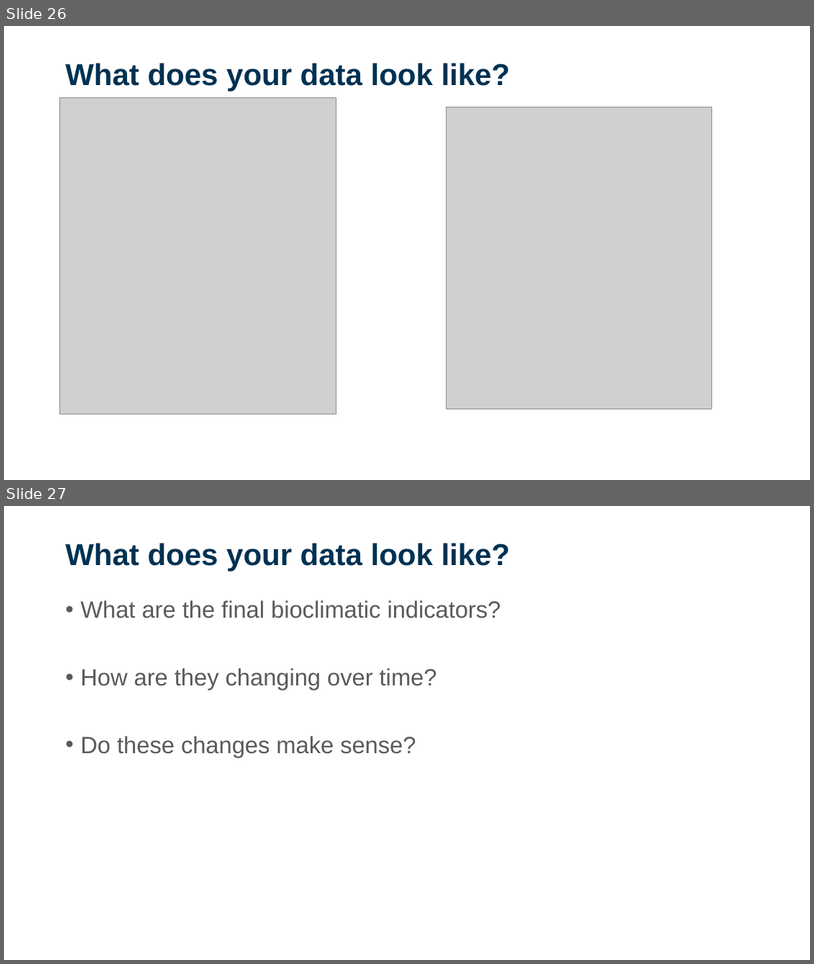
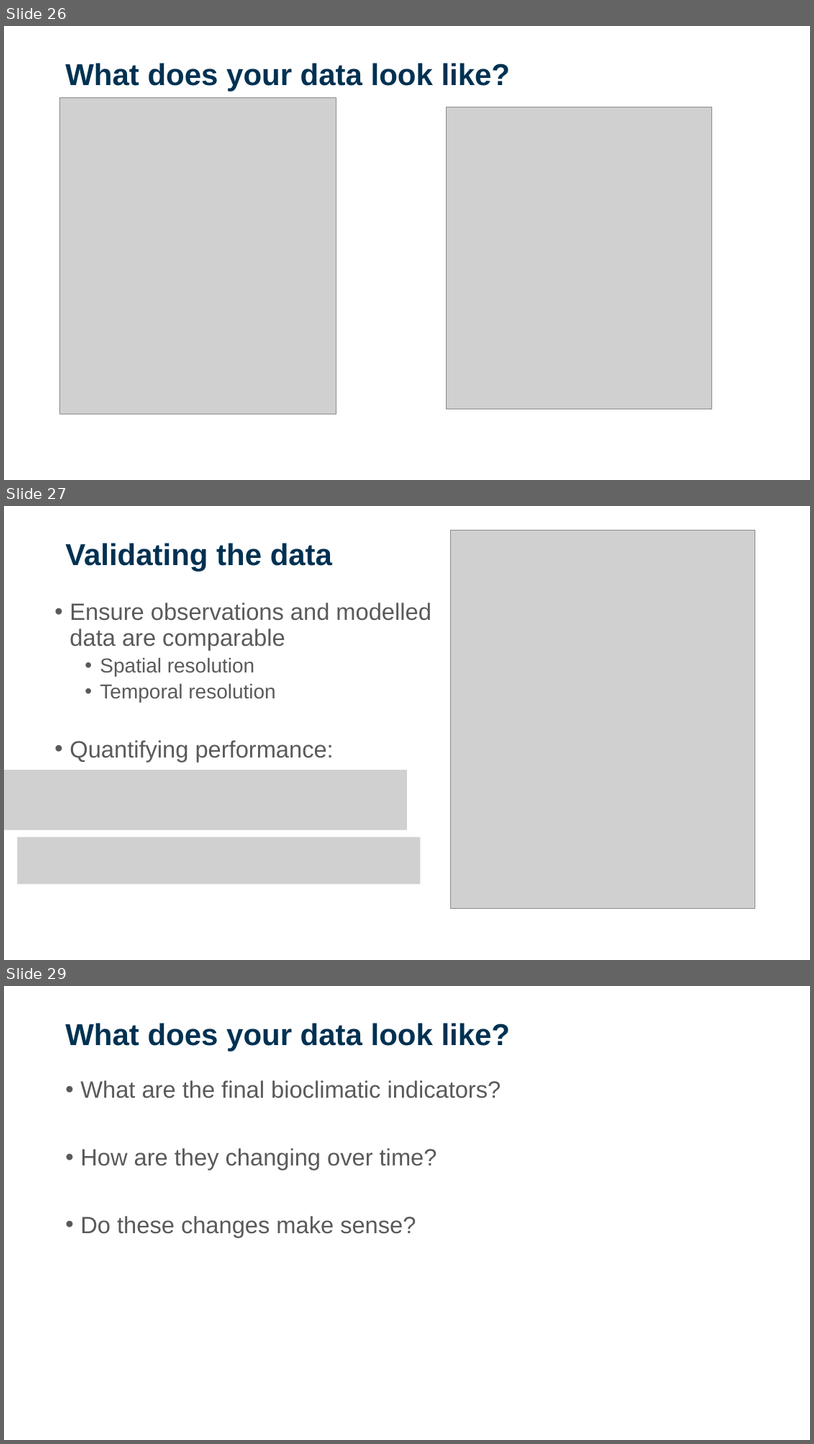
Before and after one commit to sdesrosiers1989/ICCB_Projections, a slide deck: ICCB2025_Session2_ClimateProjections.pptx. Shown one above the other, each under a label of ours: slides 26 and 27 before the commit, slides 26, 27 and 29 after it; the slides between them are not shown. The pictures are 814x964 and 814x1444 pixels, drawn with LibreOffice and Linux fonts; fonts in the diff are those of the drawing; grey boxes stand for pictures; background and template pictures are left out. Boxes give left, top, right and bottom in pixels: in the first picture for what was removed or moved away, otherwise in the second. Text is boxed around its words. In the diff, an @@ line names an element or a change of style, - is before the commit and + after.

Commit message:
RE updates to scripts plus new data, including obs

```diff
--- a/ICCB2025_Session2_ClimateProjections.pptx
+++ b/ICCB2025_Session2_ClimateProjections.pptx
@@ slide 27 added at (x1=4, y1=506, x2=810, y2=960), background picture (left out) @@
@@ title added at (x1=65, y1=543, x2=332, y2=572), 36 pt, text #003152, bold @@
+Validating the data
@@ picture added at (x1=451, y1=530, x2=756, y2=908) @@
@@ text added at (x1=70, y1=602, x2=431, y2=762), 28 pt, text #5A5A5A @@
+• Ensure observations and modelled data are comparable
+  • Spatial resolution
+  • Temporal resolution
+• Quantifying performance:
@@ picture added at (x1=4, y1=770, x2=407, y2=830) @@
@@ picture added at (x1=17, y1=837, x2=421, y2=884) @@
@@ what was slide 27 is now slide 29 @@
```
Also in this commit, not shown: 1 slide changed, 1 other slide added, 47 other files.
